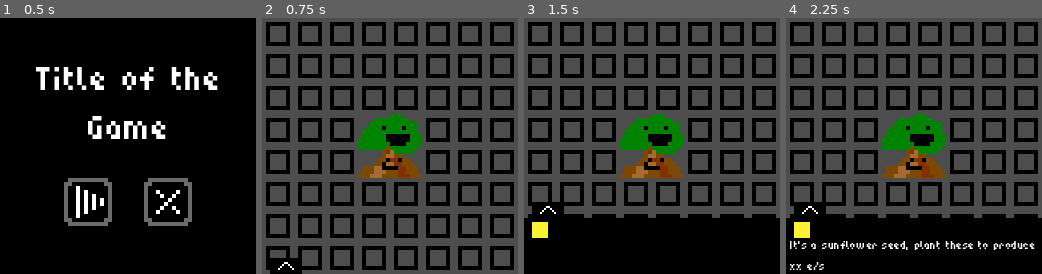
Above: before the commit, frames 1-4 (left to right).
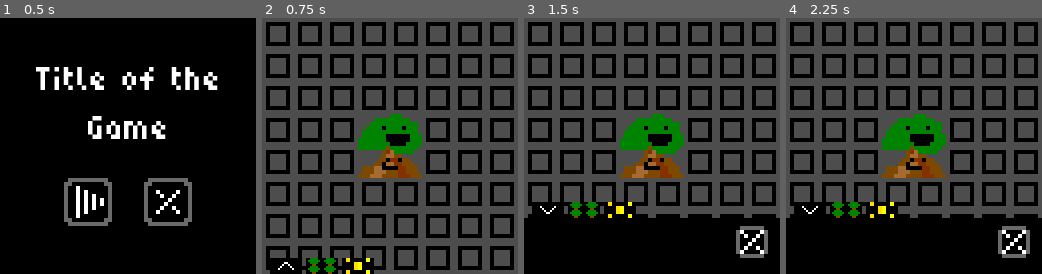
Above: after the commit, the same moments.

Repository: emmetl913/LOWREZJAM_2024
Game: Godot game, scene res://menus/main_menu.tscn
The game is run twice, just before and just after one commit, with the same random seed, the same clock (stepped at 60 frames per second) and the same inputs.
Inputs (mouse positions are in pixels of both pictures, inside the frame that each line leads up to):
- Up to frame 1 (0.5 s): no input
- Up to frame 2 (0.75 s): click (349, 202) at 0.5 s
- Up to frame 3 (1.5 s): click (547, 266) at 1.25 s
- Up to frame 4 (2.25 s): click (801, 230) at 2.02 s

Frame 1 is identical in both runs. In frame 2, 1.2% of the frame differs, in the area x 17-44%, y 93-100%; in frame 3, 2.5%; in frame 4, 3.9%, in the area x 1-98%, y 71-99%.

Commit message:
Tool belt changes
- Added three new tabs to the tool belt
  - Options section lets you return to the main menu
  - Plants section lets you select seeds to plant in the meadow
  - Power section shows you how much power you're generating and where it's coming from

Diff:
--- a/assets/fonts/default_label_settings.tres
+++ b/assets/fonts/default_label_settings.tres
@@ -1,6 +1,6 @@
 [gd_resource type="LabelSettings" format=3 uid="uid://bf8m6t4hiop7d"]
 
 [resource]
-line_spacing = 2.0
+line_spacing = 1.0
 font_size = 3
 shadow_size = 0
--- a/menus/main_menu.tscn
+++ b/menus/main_menu.tscn
@@ -1,11 +1,11 @@
 [gd_scene load_steps=10 format=3 uid="uid://dqrmukxmemk4n"]
 
 [ext_resource type="FontFile" uid="uid://mic3721t4goo" path="res://assets/fonts/6px-Normal.ttf" id="1_0j1jv"]
-[ext_resource type="Texture2D" uid="uid://crx1k08qbk2uh" path="res://assets/sprites/start_button_temp.png" id="1_v6q4g"]
+[ext_resource type="Texture2D" uid="uid://crx1k08qbk2uh" path="res://assets/sprites/buttons/start_button_temp.png" id="1_v6q4g"]
 [ext_resource type="Script" path="res://menus/main_menu.gd" id="1_v8w2w"]
-[ext_resource type="Texture2D" uid="uid://bapnnb7ibc3qc" path="res://assets/sprites/start_button_hover_temp.png" id="2_hwsae"]
-[ext_resource type="Texture2D" uid="uid://jele44o4boh7" path="res://assets/sprites/quit_button_temp.png" id="3_j12et"]
-[ext_resource type="Texture2D" uid="uid://kwc2jjawqo53" path="res://assets/sprites/quit_button_hover_temp.png" id="4_otau6"]
+[ext_resource type="Texture2D" uid="uid://bapnnb7ibc3qc" path="res://assets/sprites/buttons/start_button_hover_temp.png" id="2_hwsae"]
+[ext_resource type="Texture2D" uid="uid://jele44o4boh7" path="res://assets/sprites/buttons/quit_button_temp.png" id="3_j12et"]
+[ext_resource type="Texture2D" uid="uid://kwc2jjawqo53" path="res://assets/sprites/buttons/quit_button_hover_temp.png" id="4_otau6"]
 
 [sub_resource type="Gradient" id="Gradient_65wc5"]
 
--- a/plants/tree_main.gd
+++ b/plants/tree_main.gd
@@ -3,7 +3,7 @@
 # The rate at which the tree produces energy in energy_rate/second
 @export var energy_rate : float
 @export var prod_interval : float
-@export var stored_energy : float
+@export var lifetime_produced : float
 # The max helath of the tree
 @export var health : int
 # An array consisting of whether or not an area has been unlocked on the map
@@ -18,7 +18,7 @@
 	$Test_Control_Interface/Prod_Interface/Label.text = "Production Interval: %.2f" % prod_interval
 	$Test_Control_Interface/Energy_Interface/Label.text = "Energy Production Rate: %.2f" % energy_rate
 
-	$Test_Control_Interface/rate_test_label.text = "Energy: %.2f" % stored_energy + "\nProduction Rate: %.2f" % (energy_rate / 1.0) + " e/s"
+	$Test_Control_Interface/rate_test_label.text = "Energy: %.2f" % lifetime_produced + "\nProduction Rate: %.2f" % (energy_rate / 1.0) + " e/s"
 	# Begin energry production on creation of tree
 	$Gen_Energy_Timer.start()
 
@@ -36,8 +36,8 @@
 		$Gen_Energy_Timer.stop()
 		pass
 	# Increment the stored energy when timer ends
-	stored_energy += energy_rate
-	$Test_Control_Interface/rate_test_label.text = "Energy: %.2f" % stored_energy + "\nProduction Rate: %.2f" % (energy_rate / prod_interval) + " e/s"
+	lifetime_produced += energy_rate
+	$Test_Control_Interface/rate_test_label.text = "Energy: %.2f" % lifetime_produced + "\nProduction Rate: %.2f" % (energy_rate / prod_interval) + " e/s"
 	# Reset for the prod timer
 	start_energy_prod = true
 
--- a/worlds/CursorCamera.gd
+++ b/worlds/CursorCamera.gd
@@ -1,28 +1,33 @@
 extends Camera2D
 
+var camera_initial_position: Vector2
+var mouse_initial_position: Vector2
 
-# Size of the deadzone
-var deadzone_size = Vector2(52, 52)
-# Camera movement speed
-var camera_speed = 50
-var limit_x = Vector2(-100,100)
-var limit_y = Vector2(-100,100)
+var limit_x = Vector2(-64,64)
+var limit_y = Vector2(-64,64)
+
+func _ready():
+	set_process(false)
+
+func _input(event):
+	# Code for interfacing with the click and drag camera
+	if event is InputEventMouseButton:
+		if event.is_action_pressed("drag"):
+			camera_initial_position = position
+			mouse_initial_position = event.position
+		if event.is_action_released("drag"):
+			set_process(false)
+	elif event is InputEventMouseMotion:
+		if Input.is_mouse_button_pressed(MOUSE_BUTTON_RIGHT):
+			var mouse_diff = event.position - mouse_initial_position
+			var temp_diff_loc = camera_initial_position - mouse_diff
+			if temp_diff_loc.x > limit_x.x+32 and temp_diff_loc.x < limit_x.y-32:
+				position.x = temp_diff_loc.x
+			if temp_diff_loc.y > limit_y.x+32 and temp_diff_loc.y < limit_y.y-32:
+				position.y = temp_diff_loc.y
 
 func _process(delta):
-	var mouse_global_pos = get_global_mouse_position()
-	#print("Mouse pos:", mouse_global_pos)
-	#print("toolbelt pos: ", $ToolBelt.position)
-	#print("Global pos: ", global_position)
-	var camera_pos = global_position
-
-	# Calculate the distance between the camera and the mouse
-	var distance = mouse_global_pos - camera_pos
-
-	# Check if the mouse is outside the deadzone
-	if abs(distance.x) > deadzone_size.x / 2 or abs(distance.y) > deadzone_size.y / 2:
-		# Calculate the target position
-		var target_pos = camera_pos + distance.normalized() * camera_speed * delta
-		# Move camera
-		#$ToolBelt.position = clamp()
-		if target_pos.x > limit_x.x+32 and target_pos.x < limit_x.y-32 and target_pos.y > limit_y.x+32 and target_pos.y < limit_y.y-32:
-			global_position = target_pos
+	if Input.is_mouse_button_pressed(MOUSE_BUTTON_RIGHT):
+		set_process(true)
+	else:
+		set_process(false)
--- a/worlds/meadow.gd
+++ b/worlds/meadow.gd
@@ -7,47 +7,76 @@
 var limit_x = Vector2(-64,64)
 var limit_y = Vector2(-64,64)
 
+var stored_energy : float
+# Get References to important children on startup
+@onready var tree = $Tree_Main
 @onready var camera = $CursorCamera
-
-func _input(event):
-	if event is InputEventMouseButton:
-		if event.is_action_pressed("drag"):
-			camera_initial_position = camera.position
-			mouse_initial_position = event.position
-		if event.is_action_released("drag"):
-			set_process(false)
-	elif event is InputEventMouseMotion:
-		if Input.is_mouse_button_pressed(MOUSE_BUTTON_RIGHT):
-			var mouse_diff = event.position - mouse_initial_position
-			var temp_diff_loc = camera_initial_position - mouse_diff
-			if temp_diff_loc.x > limit_x.x+32 and temp_diff_loc.x < limit_x.y-32:
-				camera.position.x = temp_diff_loc.x
-			if temp_diff_loc.y > limit_y.x+32 and temp_diff_loc.y < limit_y.y-32:
-				camera.position.y = temp_diff_loc.y
-
-# Called when the node enters the scene tree for the first time.
-func _ready():
-	$CursorCamera/ToolBelt.position.y += 14
-	set_process(false)
+@onready var seed_text = $CursorCamera/ToolBelt/Seeds_Menu/Plant_Info
+@onready var options_text = $CursorCamera/ToolBelt/Options_Menu/Options_Tooltip
+@onready var energy_text = $CursorCamera/ToolBelt/Energy_Menu/Energy_Stored
+@onready var energy_menu = $CursorCamera/ToolBelt/Energy_Menu
+@onready var seeds_menu = $CursorCamera/ToolBelt/Seeds_Menu
+@onready var options_menu = $CursorCamera/ToolBelt/Options_Menu
 
 
-# Called every frame. 'delta' is the elapsed time since the previous frame.
+func _ready():
+	$Tree_Sun_Prod.wait_time = tree.prod_interval
+	$Tree_Sun_Prod.start()
+	$CursorCamera/ToolBelt.position.y += 14
+	energy_menu.visible = false
+	seeds_menu.visible = false
+	options_menu.visible = true
+
 func _process(delta):
-	if Input.is_mouse_button_pressed(MOUSE_BUTTON_RIGHT):
-		set_process(true)
-	else:
-		set_process(false)
+	updateEnergyMenu()
 
+func updateEnergyMenu():
+	energy_text.text = "Sun Power: %.2f" % stored_energy + "\n- From Tree: %.2f" % (tree.energy_rate/tree.prod_interval)
+	pass
+func _on_tree_sun_prod_timeout():
+	stored_energy += tree.energy_rate
+	$Tree_Sun_Prod.wait_time = tree.prod_interval
+	$Tree_Sun_Prod.start()
 
-func _on_sunflower_mouse_entered():
-	$CursorCamera/ToolBelt/Sprite2D/Plant_Info.text = "It's a sunflower seed, plant these to produce xx e/s"
-
-
+# /////////////////////////
+# Tool Belt Toggle Buttons
+# /////////////////////////
 func _on_tool_belt_toggle_pressed():
 	toolbelt_open = not toolbelt_open
 	if toolbelt_open:
+		options_menu.visible = true
+		seeds_menu.visible = false
+		energy_menu.visible = false
 		$CursorCamera/ToolBelt.position.y = lerp($CursorCamera/ToolBelt.position.y, $CursorCamera/ToolBelt.position.y-14, 1)
-		get_tree().paused = true
+		$CursorCamera/ToolBelt/ToolBelt_Toggle.texture_normal = load("res://assets/sprites/buttons/down.png")
 	else:
 		$CursorCamera/ToolBelt.position.y = lerp($CursorCamera/ToolBelt.position.y, $CursorCamera/ToolBelt.position.y+14, 1)
-		get_tree().paused = false
+		$CursorCamera/ToolBelt/ToolBelt_Toggle.texture_normal = load("res://assets/sprites/buttons/up.png")
+func _on_seeds_menu_toggle_pressed():
+	if toolbelt_open:
+		seeds_menu.visible = true
+		options_menu.visible = false
+		energy_menu.visible = false
+func _on_power_menu_toggle_pressed():
+	if toolbelt_open:
+		seeds_menu.visible = false
+		options_menu.visible = false
+		energy_menu.visible = true
+
+# /////////////////////////
+# Tool Belt Seed Resources
+# /////////////////////////
+func _on_sunflower_mouse_entered():
+	seed_text.text = "It's a sunflower seed, plant these to produce xx e/s"
+func _on_sunflower_mouse_exited():
+	seed_text.text = " "
+
+# //////////////////////////
+# Options Menu Button Config
+# //////////////////////////
+func _on_main_menu_pressed():
+	get_tree().change_scene_to_file("res://menus/main_menu.tscn")
+func _on_main_menu_mouse_entered():
+	options_text.text = "Press to return to the main menu"
+func _on_main_menu_mouse_exited():
+	options_text.text = " "
--- a/worlds/meadow.tscn
+++ b/worlds/meadow.tscn
@@ -6,8 +6,13 @@
 [ext_resource type="PackedScene" uid="uid://cray6xpq4vkl" path="res://plants/tree_main.tscn" id="3_3tjh2"]
 [ext_resource type="Texture2D" uid="uid://ctn1gn4pduwxs" path="res://assets/sprites/temp_tile.png" id="3_oex1i"]
 [ext_resource type="LabelSettings" uid="uid://bf8m6t4hiop7d" path="res://assets/fonts/default_label_settings.tres" id="3_w168r"]
-[ext_resource type="Texture2D" uid="uid://h705hy2tkeq7" path="res://assets/sprites/up.png" id="7_0f76k"]
+[ext_resource type="Script" path="res://worlds/CursorCamera.gd" id="5_ggpfp"]
+[ext_resource type="Texture2D" uid="uid://h705hy2tkeq7" path="res://assets/sprites/buttons/up.png" id="7_0f76k"]
 [ext_resource type="Texture2D" uid="uid://c310c4ujahmxn" path="res://assets/sprites/yellow_pixel_4x4.png" id="7_87csh"]
+[ext_resource type="Texture2D" uid="uid://vw2dq1jquvce" path="res://assets/sprites/buttons/plants_button_temp.png" id="8_j78vt"]
+[ext_resource type="Texture2D" uid="uid://dh1rn4d4eeejt" path="res://assets/sprites/buttons/power_button_temp.png" id="9_4kucm"]
+[ext_resource type="Texture2D" uid="uid://dew2q8k2q1l2i" path="res://assets/sprites/buttons/exit_to_mm_temp_button.png" id="10_p3v3i"]
+[ext_resource type="Texture2D" uid="uid://ngbdld7ow7e2" path="res://assets/sprites/buttons/exit_to_mm_temp_button_hover.png" id="11_doao0"]
 
 [sub_resource type="TileSetAtlasSource" id="TileSetAtlasSource_3nj7g"]
 texture = ExtResource("3_oex1i")
@@ -51,6 +56,7 @@
 limit_bottom = 64
 limit_smoothed = true
 editor_draw_limits = true
+script = ExtResource("5_ggpfp")
 
 [node name="Debug_Label" type="Label" parent="CursorCamera"]
 visible = false
@@ -80,11 +86,33 @@
 texture_normal = ExtResource("7_0f76k")
 stretch_mode = 1
 
-[node name="Sprite2D" type="Sprite2D" parent="CursorCamera/ToolBelt"]
+[node name="Seeds_Menu_Toggle" type="TextureButton" parent="CursorCamera/ToolBelt"]
+texture_filter = 1
+layout_mode = 0
+offset_left = -21.0
+offset_top = 14.0
+offset_right = -5.0
+offset_bottom = 22.0
+scale = Vector2(0.5, 0.5)
+texture_normal = ExtResource("8_j78vt")
+stretch_mode = 1
+
+[node name="Power_Menu_Toggle" type="TextureButton" parent="CursorCamera/ToolBelt"]
+texture_filter = 1
+layout_mode = 0
+offset_left = -12.0
+offset_top = 14.0
+offset_right = 4.0
+offset_bottom = 22.0
+scale = Vector2(0.5, 0.5)
+texture_normal = ExtResource("9_4kucm")
+stretch_mode = 0
+
+[node name="Seeds_Menu" type="Sprite2D" parent="CursorCamera/ToolBelt"]
 position = Vector2(0, 26)
 texture = SubResource("GradientTexture2D_irbrn")
 
-[node name="Sunflower" type="TextureButton" parent="CursorCamera/ToolBelt/Sprite2D"]
+[node name="Sunflower" type="TextureButton" parent="CursorCamera/ToolBelt/Seeds_Menu"]
 offset_left = -30.0
 offset_top = -7.0
 offset_right = -26.0
@@ -92,7 +120,7 @@
 texture_normal = ExtResource("7_87csh")
 stretch_mode = 0
 
-[node name="Plant_Info" type="Label" parent="CursorCamera/ToolBelt/Sprite2D"]
+[node name="Plant_Info" type="Label" parent="CursorCamera/ToolBelt/Seeds_Menu"]
 texture_filter = 1
 offset_left = -31.0
 offset_top = -3.0
@@ -102,5 +130,51 @@
 label_settings = ExtResource("3_w168r")
 autowrap_mode = 3
 
+[node name="Options_Menu" type="Sprite2D" parent="CursorCamera/ToolBelt"]
+position = Vector2(0, 26)
+texture = SubResource("GradientTexture2D_irbrn")
+
+[node name="Main_Menu" type="TextureButton" parent="CursorCamera/ToolBelt/Options_Menu"]
+texture_filter = 1
+offset_left = 21.0
+offset_top = -6.0
+offset_right = 29.0
+offset_bottom = 2.0
+texture_normal = ExtResource("10_p3v3i")
+texture_hover = ExtResource("11_doao0")
+
+[node name="Options_Tooltip" type="Label" parent="CursorCamera/ToolBelt/Options_Menu"]
+texture_filter = 1
+offset_left = -31.0
+offset_top = 2.0
+offset_right = 33.0
+offset_bottom = 10.0
+theme_override_fonts/font = ExtResource("2_ksmiv")
+label_settings = ExtResource("3_w168r")
+autowrap_mode = 3
+
+[node name="Energy_Menu" type="Sprite2D" parent="CursorCamera/ToolBelt"]
+position = Vector2(0, 26)
+texture = SubResource("GradientTexture2D_irbrn")
+
+[node name="Energy_Stored" type="Label" parent="CursorCamera/ToolBelt/Energy_Menu"]
+texture_filter = 1
+offset_left = -31.0
+offset_top = -7.0
+offset_right = 33.0
+offset_bottom = 1.0
+theme_override_fonts/font = ExtResource("2_ksmiv")
+label_settings = ExtResource("3_w168r")
+autowrap_mode = 3
+
+[node name="Tree_Sun_Prod" type="Timer" parent="."]
+
 [connection signal="pressed" from="CursorCamera/ToolBelt/ToolBelt_Toggle" to="." method="_on_tool_belt_toggle_pressed"]
-[connection signal="mouse_entered" from="CursorCamera/ToolBelt/Sprite2D/Sunflower" to="." method="_on_sunflower_mouse_entered"]
+[connection signal="pressed" from="CursorCamera/ToolBelt/Seeds_Menu_Toggle" to="." method="_on_seeds_menu_toggle_pressed"]
+[connection signal="pressed" from="CursorCamera/ToolBelt/Power_Menu_Toggle" to="." method="_on_power_menu_toggle_pressed"]
+[connection signal="mouse_entered" from="CursorCamera/ToolBelt/Seeds_Menu/Sunflower" to="." method="_on_sunflower_mouse_entered"]
+[connection signal="mouse_exited" from="CursorCamera/ToolBelt/Seeds_Menu/Sunflower" to="." method="_on_sunflower_mouse_exited"]
+[connection signal="mouse_entered" from="CursorCamera/ToolBelt/Options_Menu/Main_Menu" to="." method="_on_main_menu_mouse_entered"]
+[connection signal="mouse_exited" from="CursorCamera/ToolBelt/Options_Menu/Main_Menu" to="." method="_on_main_menu_mouse_exited"]
+[connection signal="pressed" from="CursorCamera/ToolBelt/Options_Menu/Main_Menu" to="." method="_on_main_menu_pressed"]
+[connection signal="timeout" from="Tree_Sun_Prod" to="." method="_on_tree_sun_prod_timeout"]
Binary file added: assets/sprites/buttons/down.png
Not shown, changed: assets/sprites/buttons/down.png.import
Binary file added: assets/sprites/buttons/exit_to_mm_temp_button.png
Not shown, changed: assets/sprites/buttons/exit_to_mm_temp_button.png.import
Binary file added: assets/sprites/buttons/exit_to_mm_temp_button_hover.png
Not shown, added: assets/sprites/buttons/exit_to_mm_temp_button_hover.png.import
Binary file added: assets/sprites/buttons/plants_button_temp.png
Not shown, added: assets/sprites/buttons/plants_button_temp.png.import
Binary file added: assets/sprites/buttons/power_button_temp.png
Not shown, changed: assets/sprites/buttons/power_button_temp.png.import
Renamed: assets/sprites/quit_button_hover_temp.png -> assets/sprites/buttons/quit_button_hover_temp.png
Not shown, changed: assets/sprites/buttons/quit_button_hover_temp.png.import
(and 9 more such lines)
